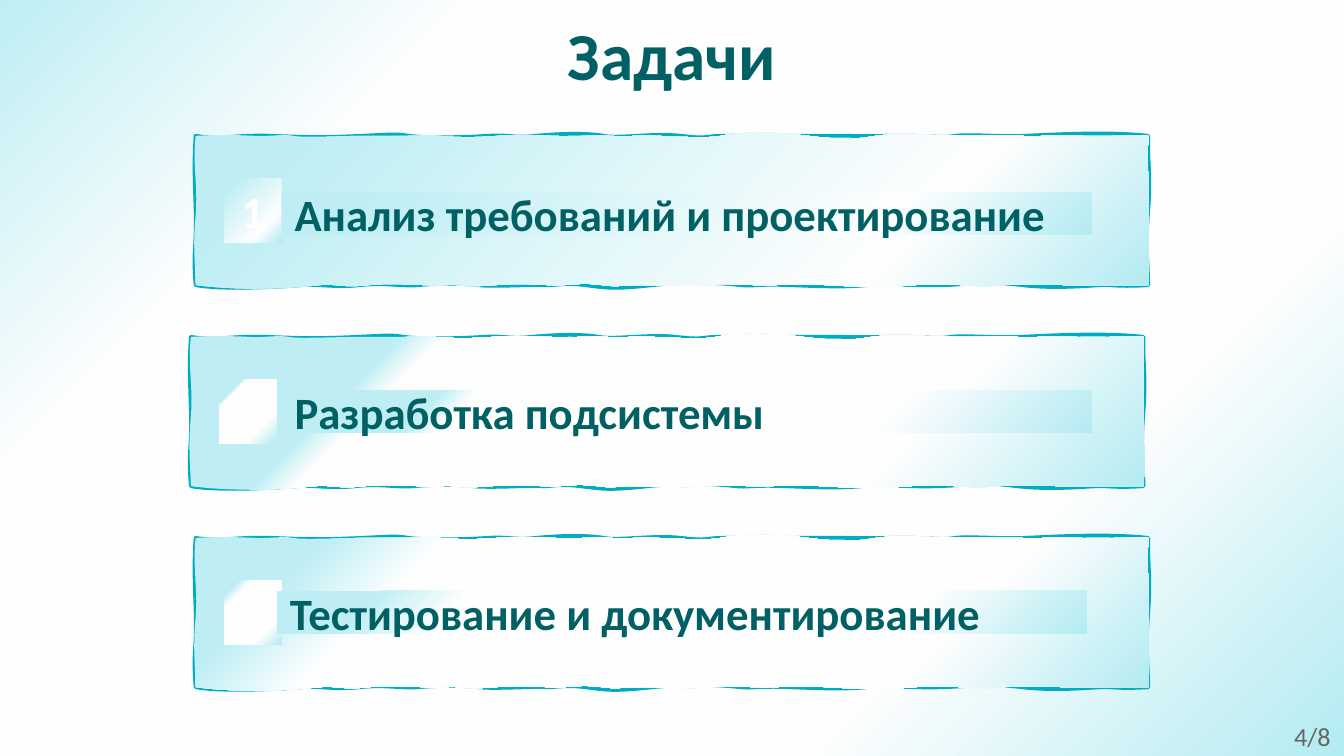
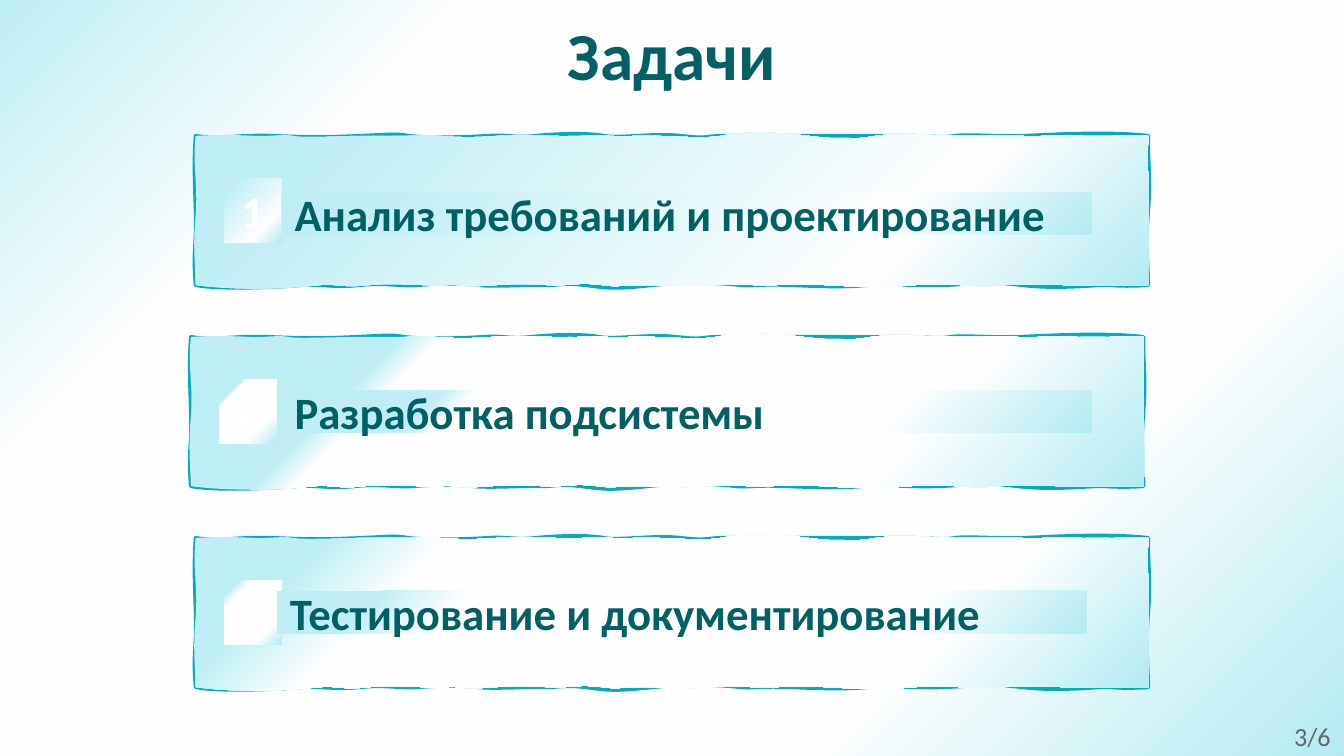
Before and after one commit to AndMar20/Present, a slide deck: slide 4 of Other/Курсовой_проект_АрхРеестр_Маратканов_А.А.pptx (slide 5 before the commit). Drawn at 1344x756 pixels with LibreOffice and Linux fonts; fonts in the diff are those of the drawing. Boxes give left, top, right and bottom in pixels: in the first picture for what was removed or moved away, otherwise in the second. Text is boxed around its words. In the diff, an @@ line names an element or a change of style, - is before the commit and + after.

```diff
--- a/Other/Курсовой_проект_АрхРеестр_Маратканов_А.А.pptx
+++ b/Other/Курсовой_проект_АрхРеестр_Маратканов_А.А.pptx
@@ text at (x1=1294, y1=728, x2=1331, y2=747): text changed @@
-4/8
+3/6
```
Also in this commit, not shown: 7 other slides changed, 2 slides removed.
